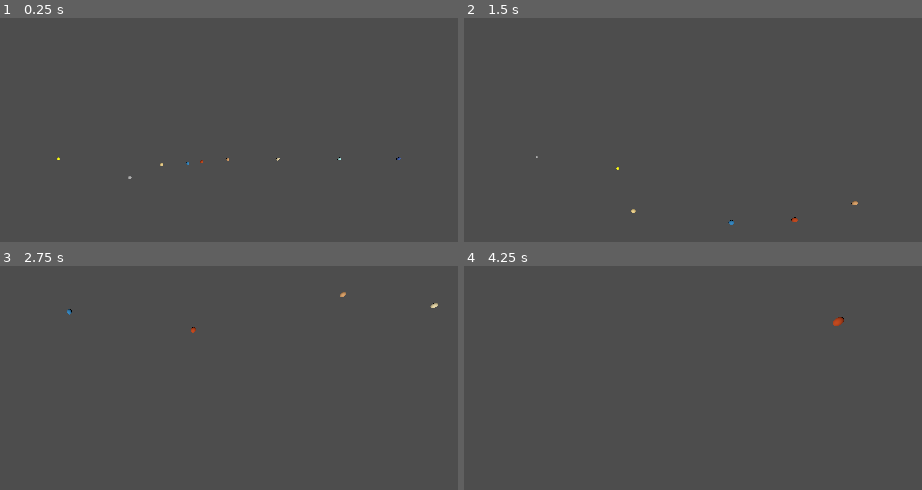
Above: before the commit, frames 1-4 (two rows, left to right).
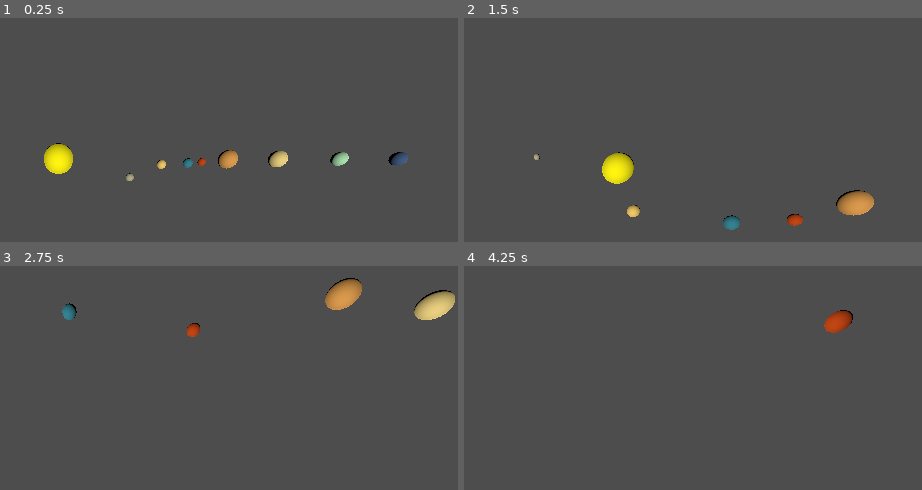
Above: after the commit, the same moments.

Repository: alexgag876200/Projet-Final-Systeme-solaire
Game: Godot game, scene res://système_solaire.tscn
The game is run twice, just before and just after one commit, with the same random seed, the same clock (stepped at 60 frames per second) and the same inputs.
Inputs:
- Up to frame 1 (0.25 s): no input
- Up to frame 2 (1.5 s): hold D 0.53-1.28 s; hold Q 0.53-1.28 s; hold S from 1.28 s (still down); tap E at 1.35 s
- Up to frame 3 (2.75 s): release S at 2.03 s; hold D from 2.03 s (still down); hold Z from 2.03 s (still down)
- Up to frame 4 (4.25 s): release D at 2.78 s; release Z at 2.78 s; hold W 2.78-3.53 s; tap X at 2.85 s; hold A from 3.53 s (still down); hold Q from 3.53 s (still down)

The runs differ from the first frame. In frame 1, 1.8% of the frame differs, in the area x 9-90%, y 55-73%; in frame 2, 2.0%; in frame 3, 2.0%, in the area x 13-100%, y 5-32%; in frame 4, 0.4%.

Commit message:
correction erreur plus test rotation

Diff:
--- a/système-solaire/body_planète.tscn
+++ b/système-solaire/body_planète.tscn
@@ -7,9 +7,10 @@
 [sub_resource type="SphereShape3D" id="SphereShape3D_ekr50"]
 
 [node name="BodyPlanète" type="Node3D" unique_id=1213070534]
+script = ExtResource("1_y1rhv")
+vitesse_rotation = 20.0
 
 [node name="RigidBody3D" type="RigidBody3D" parent="." unique_id=399557911]
-script = ExtResource("1_y1rhv")
 
 [node name="MeshInstance3D" type="MeshInstance3D" parent="RigidBody3D" unique_id=1113201612]
 mesh = SubResource("SphereMesh_y31v6")
--- a/système-solaire/mouvement_astre.gd
+++ b/système-solaire/mouvement_astre.gd
@@ -29,7 +29,6 @@
 @export var max_distance_reelle: float
 
 @export_group("Paramètre de simulation")
-@export var periode_relative: float = 20.0
 @export var etapes_calcul_par_ecran: int = 50
 
 
@@ -126,10 +125,6 @@
 		if not ("r_i" in corps and "masse" in corps):
 			continue
 
-
-		if corps.r_i == null:
-			continue
-
 		var r_ij = corps.r_i - position_reelle
 		var dist = r_ij.length()
 
@@ -178,7 +173,7 @@
 func _ready() -> void:
 
 	assignation_donnees_planete()
-	periode = periode_orbitale
+
 	r_i = Vector3(perihelie, 0, 0)
 	v_i = Vector3(0, 0, vitesse_perihelie * 1000.0)
 
--- a/système-solaire/système_solaire.tscn
+++ b/système-solaire/système_solaire.tscn
@@ -20,74 +20,106 @@
 vitesse = 20.0
 Vitesse_rotation = 40.0
 
-[node name="DirectionalLight3D" type="DirectionalLight3D" parent="." unique_id=1433912278]
-shadow_enabled = true
-
 [node name="Soleil" parent="." unique_id=1213070534 node_paths=PackedStringArray("autres_corps") instance=ExtResource("1_odjec")]
+transform = Transform3D(10, 0, 0, 0, 10, 0, 0, 0, 10, 0, 0, 0)
 script = ExtResource("3_uqj0e")
 autres_corps = [NodePath("../Mercure"), NodePath("../Vénus"), NodePath("../Terre"), NodePath("../Mars"), NodePath("../Jupiter"), NodePath("../Saturne"), NodePath("../Uranus"), NodePath("../Neptune")]
-max_distance_simulee = 10.0
+min_distance_simulee = 0.0
+max_distance_simulee = 4.0
+min_distance_reelle = 0.0
+max_distance_reelle = 1200000000.0
+periode_relative = 20.0
+etapes_calcul_par_ecran = 50
 
 [node name="Mercure" parent="." unique_id=1895002169 node_paths=PackedStringArray("autres_corps") instance=ExtResource("2_mtdwt")]
+transform = Transform3D(2.2, 0, 0, 0, 2.2, 0, 0, 0, 2.2, 0, 0, 0)
 script = ExtResource("3_uqj0e")
 autres_corps = [NodePath("../Soleil"), NodePath("../Vénus"), NodePath("../Terre"), NodePath("../Mars"), NodePath("../Jupiter"), NodePath("../Saturne"), NodePath("../Uranus"), NodePath("../Neptune")]
 min_distance_simulee = 25.0
 max_distance_simulee = 30.0
+min_distance_reelle = 0.0
 max_distance_reelle = 69800000000.0
+periode_relative = 20.0
+etapes_calcul_par_ecran = 50
 
 [node name="Vénus" parent="." unique_id=1275429055 node_paths=PackedStringArray("autres_corps") instance=ExtResource("3_471bu")]
+transform = Transform3D(2.8, 0, 0, 0, 2.8, 0, 0, 0, 2.8, 0, 0, 0)
 script = ExtResource("3_uqj0e")
 autres_corps = [NodePath("../Soleil"), NodePath("../Mercure"), NodePath("../Terre"), NodePath("../Mars"), NodePath("../Jupiter"), NodePath("../Saturne"), NodePath("../Uranus"), NodePath("../Neptune")]
 min_distance_simulee = 32.0
 max_distance_simulee = 38.0
 min_distance_reelle = 107000000000.0
 max_distance_reelle = 109000000000.0
+periode_relative = 20.0
+etapes_calcul_par_ecran = 50
 
 [node name="Terre" parent="." unique_id=1264067127 node_paths=PackedStringArray("autres_corps") instance=ExtResource("4_uqj0e")]
+transform = Transform3D(3, 0, 0, 0, 3, 0, 0, 0, 3, 0, 0, 0)
 script = ExtResource("3_uqj0e")
 autres_corps = [NodePath("../Soleil"), NodePath("../Mercure"), NodePath("../Vénus"), NodePath("../Mars"), NodePath("../Jupiter"), NodePath("../Saturne"), NodePath("../Uranus"), NodePath("../Neptune")]
 min_distance_simulee = 42.0
 max_distance_simulee = 44.0
 min_distance_reelle = 147100000000.0
 max_distance_reelle = 152100000000.0
+periode_relative = 20.0
+etapes_calcul_par_ecran = 50
 
 [node name="Mars" parent="." unique_id=1149372289 node_paths=PackedStringArray("autres_corps") instance=ExtResource("5_fuldb")]
+transform = Transform3D(2.5, 0, 0, 0, 2.5, 0, 0, 0, 2.5, 0, 0, 0)
 script = ExtResource("3_uqj0e")
 autres_corps = [NodePath("../Soleil"), NodePath("../Mercure"), NodePath("../Vénus"), NodePath("../Terre"), NodePath("../Jupiter"), NodePath("../Saturne"), NodePath("../Uranus"), NodePath("../Neptune")]
 min_distance_simulee = 47.0
 max_distance_simulee = 52.0
 min_distance_reelle = 206600000000.0
 max_distance_reelle = 242000000000.0
+periode_relative = 20.0
+etapes_calcul_par_ecran = 50
 
 [node name="Jupiter" parent="." unique_id=762818665 node_paths=PackedStringArray("autres_corps") instance=ExtResource("6_olkoh")]
+transform = Transform3D(6, 0, 0, 0, 6, 0, 0, 0, 6, 0, 0, 0)
 script = ExtResource("3_uqj0e")
 autres_corps = [NodePath("../Soleil"), NodePath("../Mercure"), NodePath("../Vénus"), NodePath("../Terre"), NodePath("../Mars"), NodePath("../Saturne"), NodePath("../Uranus"), NodePath("../Neptune")]
 min_distance_simulee = 57.0
 max_distance_simulee = 67.0
 min_distance_reelle = 740500000000.0
 max_distance_reelle = 816600000000.0
+periode_relative = 20.0
+etapes_calcul_par_ecran = 50
 
 [node name="Saturne" parent="." unique_id=1972900681 node_paths=PackedStringArray("autres_corps") instance=ExtResource("7_7rptf")]
+transform = Transform3D(5.5, 0, 0, 0, 5.5, 0, 0, 0, 5.5, 0, 0, 0)
 script = ExtResource("3_uqj0e")
 autres_corps = [NodePath("../Soleil"), NodePath("../Mercure"), NodePath("../Vénus"), NodePath("../Terre"), NodePath("../Mars"), NodePath("../Jupiter"), NodePath("../Uranus"), NodePath("../Neptune")]
 min_distance_simulee = 74.0
 max_distance_simulee = 85.0
 min_distance_reelle = 1352000000000.0
 max_distance_reelle = 1511000000000.0
+periode_relative = 20.0
 etapes_calcul_par_ecran = 1000
 
 [node name="Uranus" parent="." unique_id=981561214 node_paths=PackedStringArray("autres_corps") instance=ExtResource("8_ebwtv")]
+transform = Transform3D(4.5, 0, 0, 0, 4.5, 0, 0, 0, 4.5, 0, 0, 0)
 script = ExtResource("3_uqj0e")
 autres_corps = [NodePath("../Soleil"), NodePath("../Mercure"), NodePath("../Vénus"), NodePath("../Terre"), NodePath("../Mars"), NodePath("../Jupiter"), NodePath("../Saturne"), NodePath("../Neptune")]
 min_distance_simulee = 95.0
 max_distance_simulee = 105.0
 min_distance_reelle = 2741000000000.0
 max_distance_reelle = 3004000000000.0
+periode_relative = 20.0
+etapes_calcul_par_ecran = 50
 
 [node name="Neptune" parent="." unique_id=1056707836 node_paths=PackedStringArray("autres_corps") instance=ExtResource("9_8r7bp")]
+transform = Transform3D(4.4, 0, 0, 0, 4.3978288656092195, -0.1382073399437653, 0, 0.1382073399437653, 4.3978288656092195, 0, 0, 0)
 script = ExtResource("3_uqj0e")
 autres_corps = [NodePath("../Soleil"), NodePath("../Mercure"), NodePath("../Vénus"), NodePath("../Terre"), NodePath("../Mars"), NodePath("../Jupiter"), NodePath("../Saturne"), NodePath("../Uranus")]
 min_distance_simulee = 115.0
 max_distance_simulee = 125.0
 min_distance_reelle = 4477000000000.0
 max_distance_reelle = 4545000000000.0
+periode_relative = 20.0
+etapes_calcul_par_ecran = 50
+
+[node name="DirectionalLight3D" type="DirectionalLight3D" parent="." unique_id=1433912278]
+transform = Transform3D(1, 0, 0, 0, 1, 0, 0, 0, 1, 0, 111.40415707906547, 0)
+light_color = Color(1, 0.9529412, 0.7529412, 1)
+shadow_enabled = true
Not shown, added: Planets.zip
